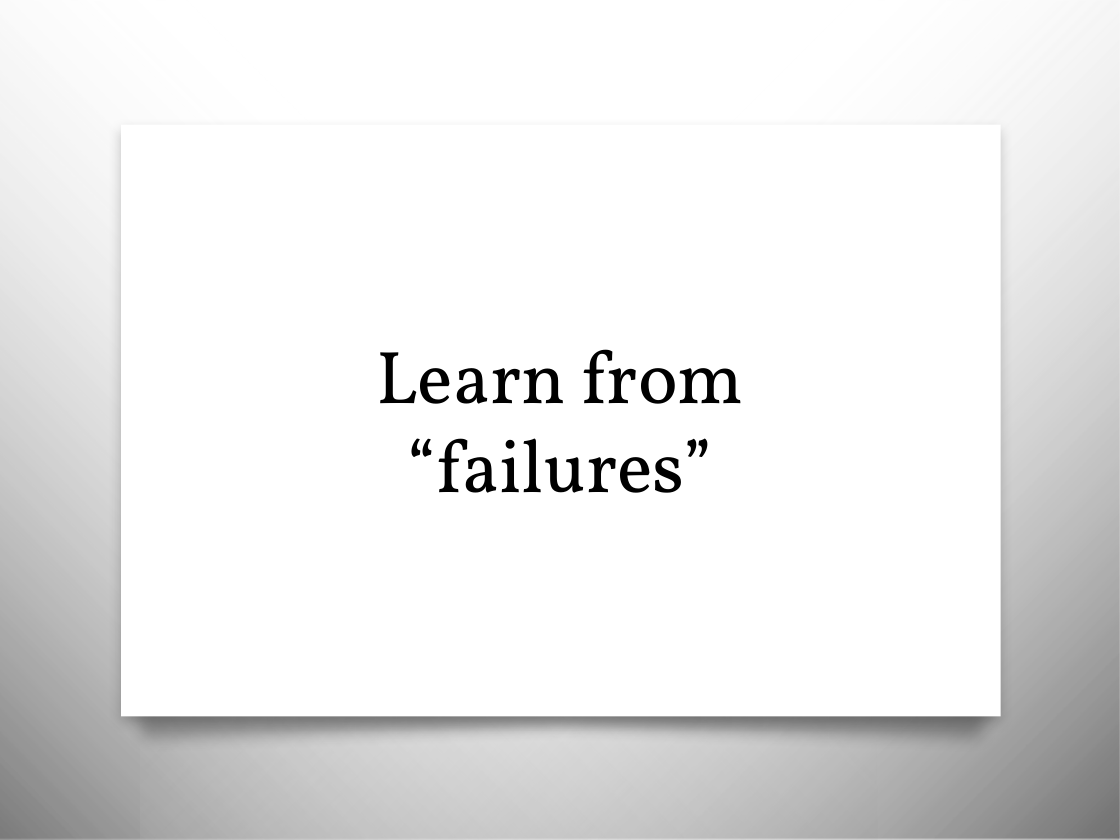
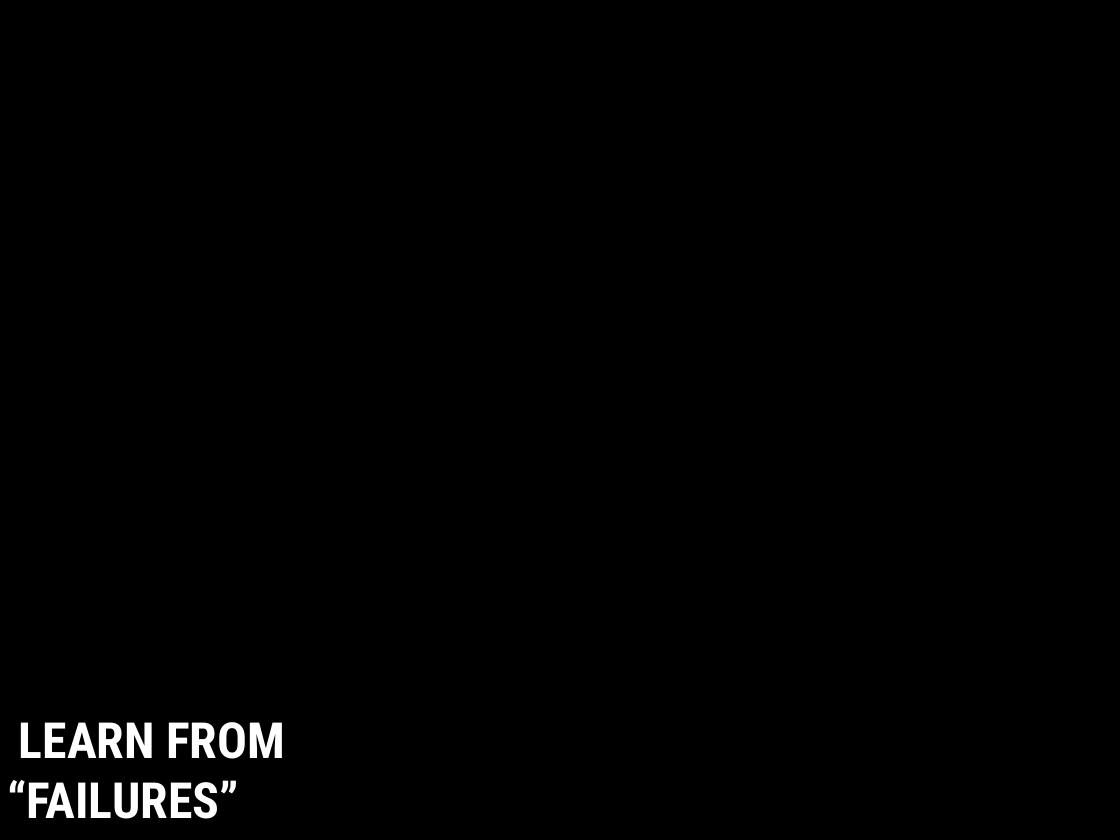
Before and after one commit to JonKruger/the-business-of-you, a slide deck: slide 10 of The Business of You.pptx. Drawn at 1120x840 pixels with LibreOffice and Linux fonts; fonts in the diff are those of the drawing; background and template pictures are left out. Boxes give left, top, right and bottom in pixels: in the first picture for what was removed or moved away, otherwise in the second. Text is boxed around its words. In the diff, an @@ line names an element or a change of style, - is before the commit and + after.

```diff
--- a/The Business of You.pptx
+++ b/The Business of You.pptx
@@ rectangle removed at [0,0,877,840] @@
@@ rectangle removed at [140,0,1120,840] @@
@@ rectangle removed at [121,124,1000,716] @@
@@ freeform shape removed at [110,688,1014,754] @@
@@ text "LEARN FROM “FAILURES”" at [7,722,285,819]: vertical alignment middle to top @@
@@ text at [7,722,285,819]: text changed; size 48 to 32 pt; font Vollkorn to Roboto Condensed; text colour #000000 to #FFFFFF; bold on @@
-Learn from “failures”
+LEARN FROM “FAILURES”
```
Also in this commit, not shown: 16 other slides changed, 2 slides added, 2 slides removed, 1 other file.
